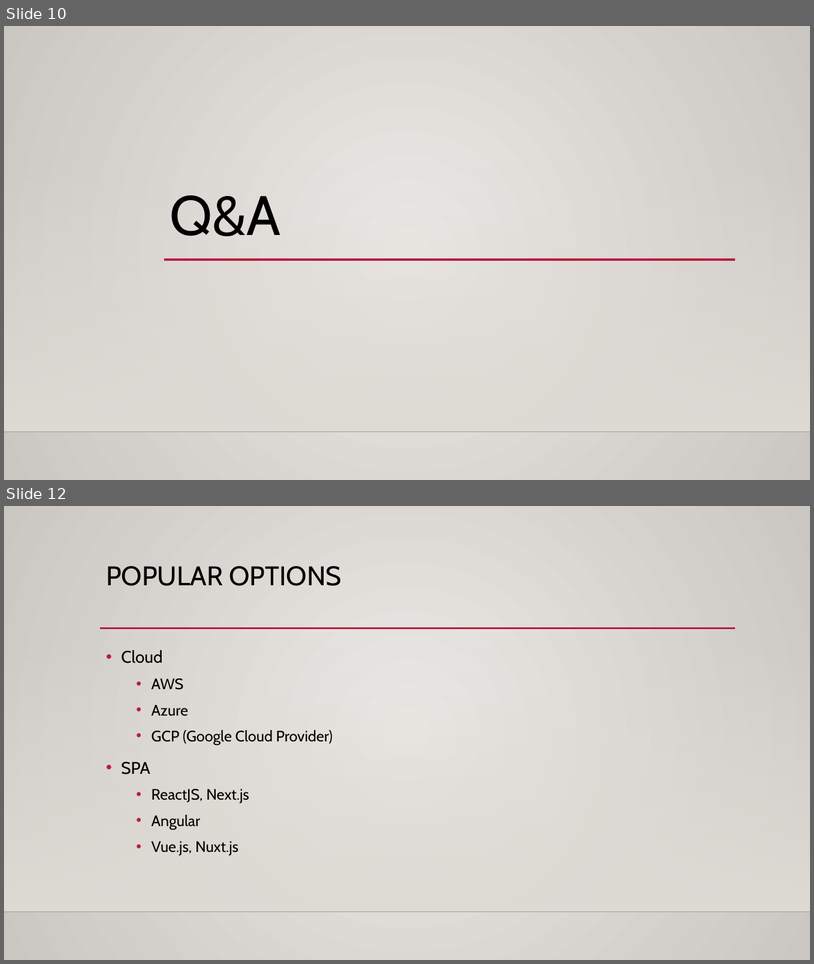
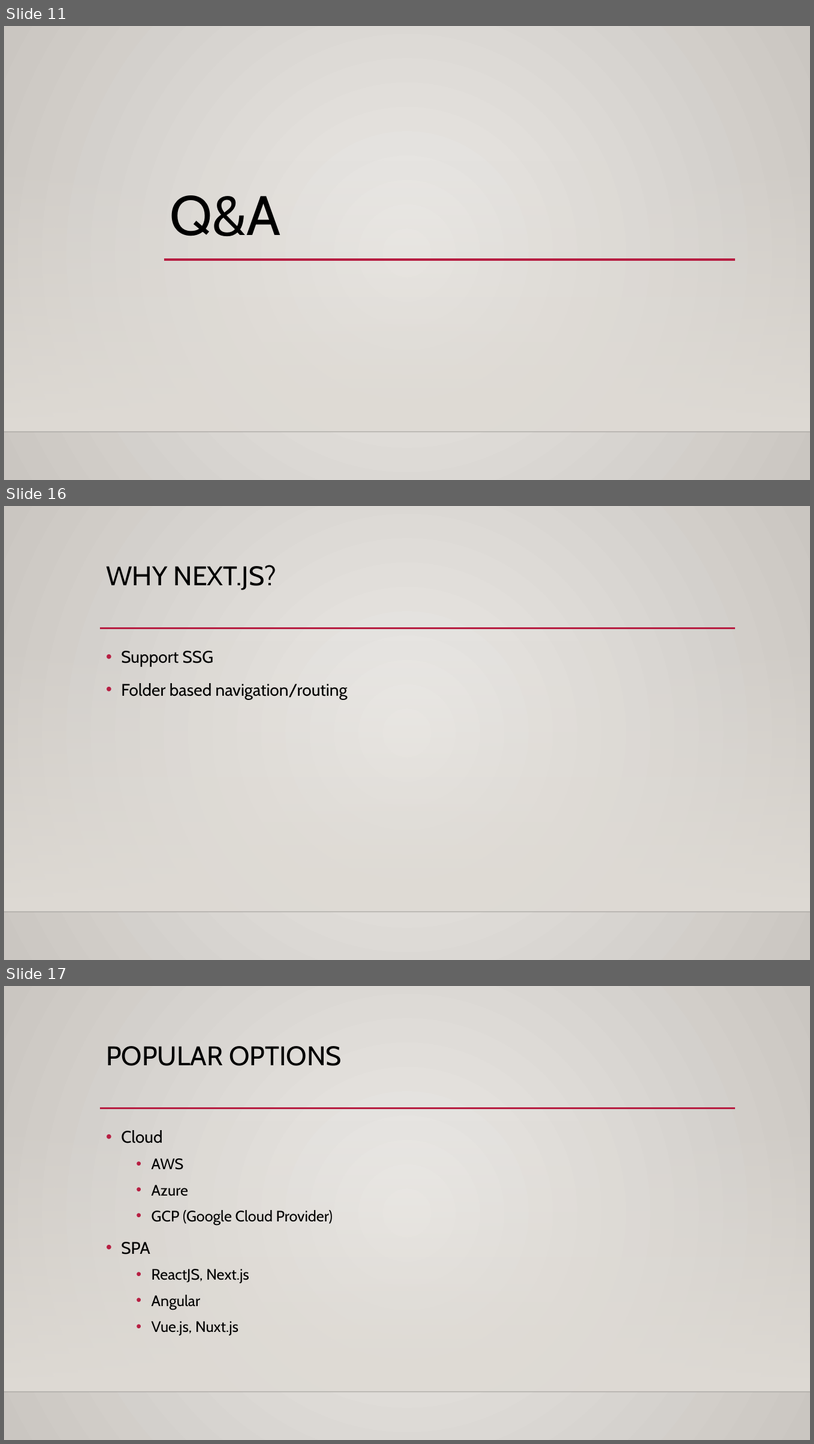
Before and after one commit to nik-yo/HostingForLess, a slide deck: slides/HostingForLess.pptx. Shown one above the other, each under a label of ours: slides 10 and 12 before the commit, slides 11, 16 and 17 after it; the slides between them are not shown. The pictures are 814x964 and 814x1444 pixels, drawn with LibreOffice and Linux fonts; fonts in the diff are those of the drawing; background and template pictures are left out. Boxes give left, top, right and bottom in pixels: in the first picture for what was removed or moved away, otherwise in the second. Text is boxed around its words. In the diff, an @@ line names an element or a change of style, - is before the commit and + after.

```diff
--- a/slides/HostingForLess.pptx
+++ b/slides/HostingForLess.pptx
@@ slide 16 added at (4, 506, 810, 960), background gradient #ECEAE7 to #CAC7C1; not listed: 3 template elements that a slide beside it also shows @@
@@ title added at (106, 565, 277, 590), 32 pt, text #000000 @@
+WHY NEXT.JS?
@@ text added at (121, 651, 348, 699), 20 pt, text #000000 @@
+• Support SSG
+• Folder based navigation/routing
@@ what was slide 10 is now slide 11 @@
@@ what was slide 12 is now slide 17 @@
```
Also in this commit, not shown: 6 slides changed, 8 other slides added, 2 slides removed, 8 other files.
